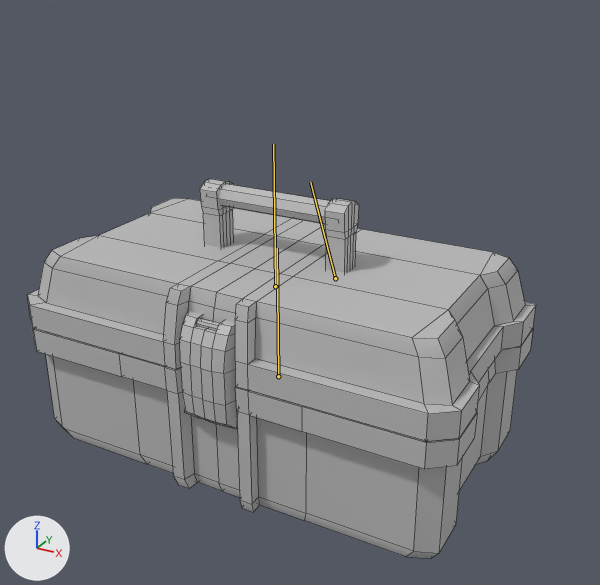
A saved change to the FBX model Assets/Models/Objects/Toolbox.fbx.
Both versions are drawn from a 50 mm lens placed at (0.189, -0.322, 0.245), pointed at (0.002, 0.019, 0.075). Lighting does not change. The marker at lower left points along +X, +Y and +Z. The bones that bend it are drawn over the model as lines. Mesh edges are drawn as thin lines.
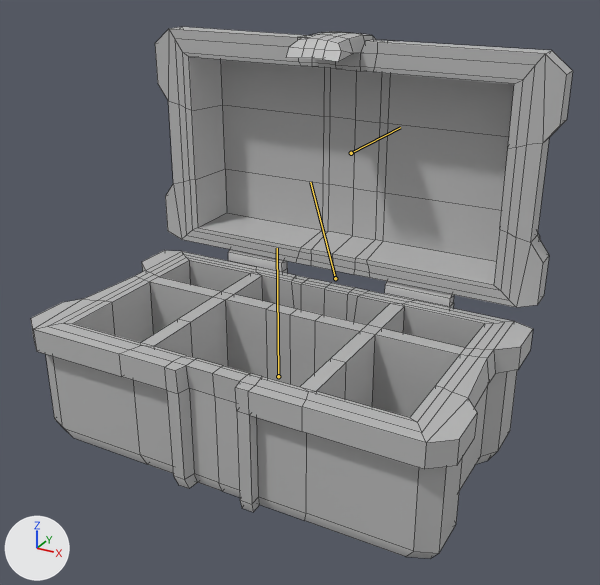
The newer file adds an action. The first version stands in its rest pose; the second is drawn at frame 21 of the action 'toolbox_open'.

Where the change shows, as pixel boxes (x1, y1, x2, y2) in the pictures (600 x 585 px):
```json
{"object": "polySurface2", "change": "posed", "before": [27, 179, 536, 558], "after": [31, 27, 573, 558], "on screen": "6% wider, 40% taller"}
{"bone": "toolbox_top", "before": "(275, 286) to (273, 144)", "after": "(351, 153) to (400, 127)"}
```

The change, as JSON lines over the scene's bpy script:
```json
{"block": "bone_toolbox_top", "where": "bone_toolbox_top = bpy.data.objects['Armature'].pose.bones['toolbox_top']  # child of 'toolbox_mid'"}
{"op": "set", "path": "bone_toolbox_top.location", "old": "(0.0, 0.0, 0.0)", "new": "(0.0, 4.78, -8.16)"}
{"op": "set", "path": "bone_toolbox_top.rotation_quaternion", "old": "(1.0, 0.0, 0.0, 0.0)", "new": "(0.707, -0.707, 0.0, 0.0)", "note": "degrees (0, 0, 0) -> degrees (-90, 0, 0)"}
```
